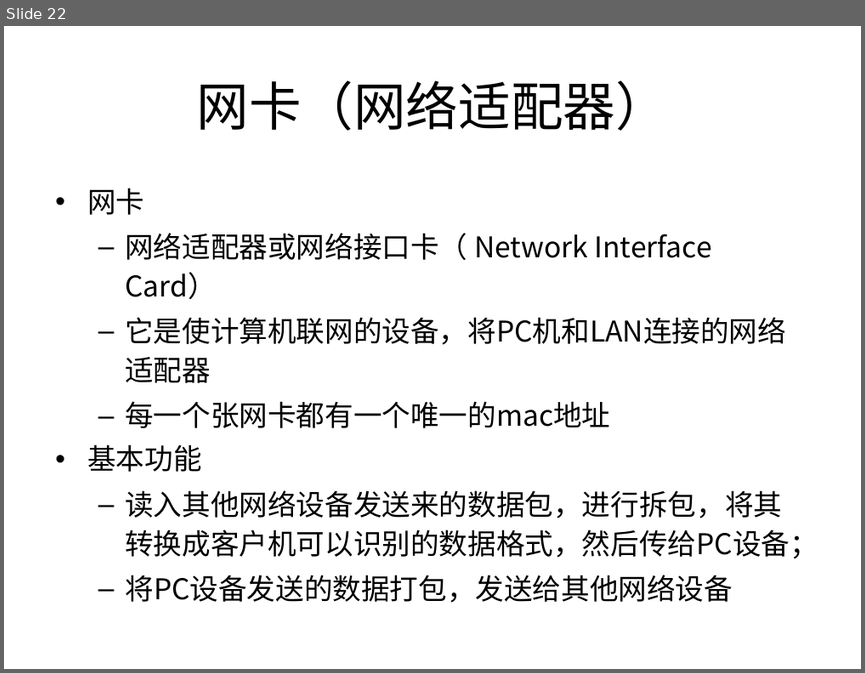
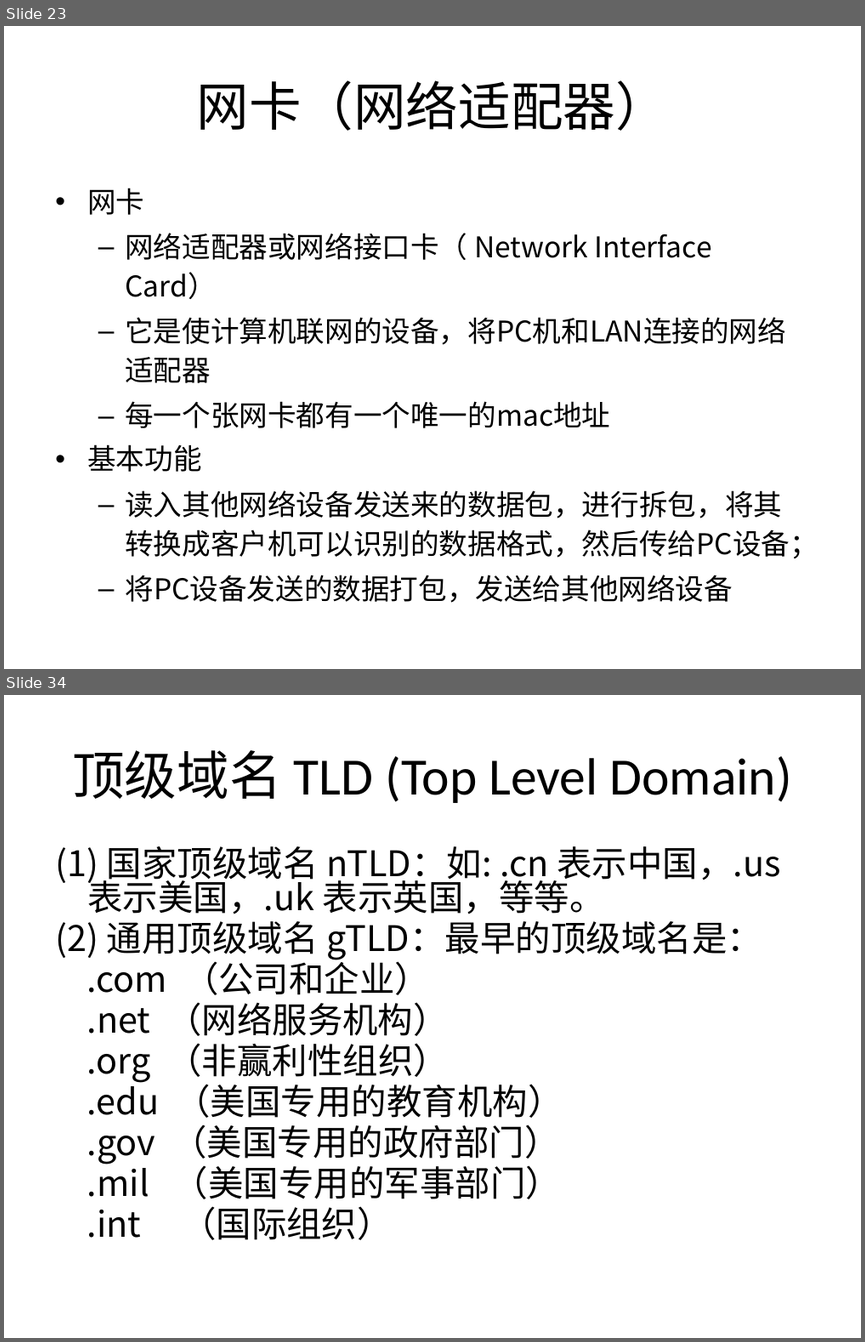
Before and after one commit to sans123wx/class, a slide deck: 第六章 计算机网络.pptx. Shown one above the other, each under a label of ours: slide 22 before the commit, slides 23 and 34 after it; the slides between them are not shown. The pictures are 865x673 and 865x1342 pixels, drawn with LibreOffice and Linux fonts; fonts in the diff are those of the drawing. Boxes give left, top, right and bottom in pixels: in the first picture for what was removed or moved away, otherwise in the second. Text is boxed around its words. In the diff, an @@ line names an element or a change of style, - is before the commit and + after.

```diff
--- a/第六章 计算机网络.pptx
+++ b/第六章 计算机网络.pptx
@@ slide 34 added at [4, 695, 861, 1338], background #FFFFFF @@
@@ title added at [72, 750, 792, 803], 44 pt, text #000000 @@
+顶级域名 TLD (Top Level Domain)
@@ text added at [55, 846, 781, 1240], 29.6 pt, text #000000 @@
+(1) 国家顶级域名 nTLD：如: .cn 表示中国，.us 表示美国，.uk 表示英国，等等。
+(2) 通用顶级域名 gTLD：最早的顶级域名是：
+.com （公司和企业）
+.net （网络服务机构）
+.org （非赢利性组织）
+.edu （美国专用的教育机构）
+.gov （美国专用的政府部门）
+.mil （美国专用的军事部门）
+.int （国际组织）
@@ what was slide 22 is now slide 23 @@
```
Also in this commit, not shown: 15 slides changed, 10 other slides added, 1 other file.
